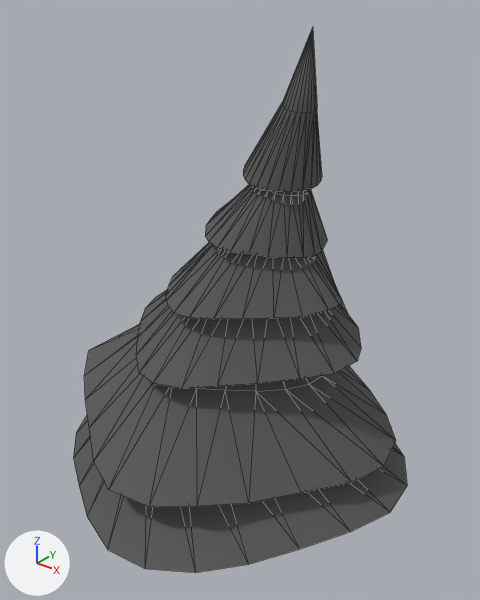
The glTF model maps/seitung/props/pine_simple/meshes/pine_simple.glb as it was, and as the next commit left it.
Camera for both pictures: a camera (50 mm lens) standing at (9.1, -11.06, 12.75) and looking at (0.28, -0.03, 5.91). Lighting does not change. The marker at lower left points along +X, +Y and +Z. Mesh edges are drawn as thin lines. Where no turn or scale is listed for an object, it has been applied to the vertices.
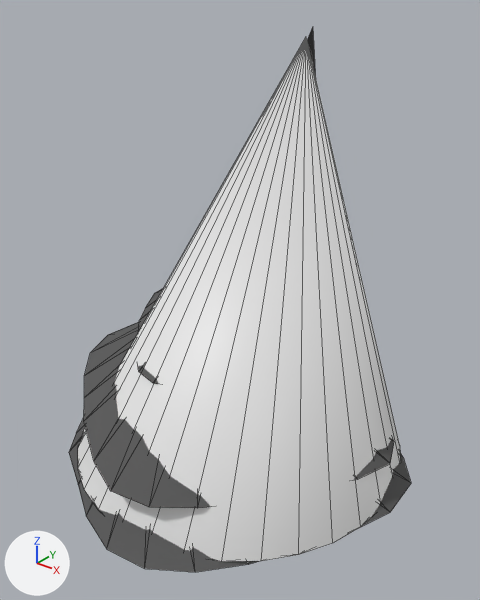
Changed parts and their boxes (x1, y1, x2, y2) in the pictures (480 x 600 px):
```json
{"object": "ShadowMask", "change": "added", "after": [78, 37, 400, 562]}
{"object": "Circle.002", "change": "unchanged, covered by the edit", "before": [84, 324, 396, 507], "after": [84, 322, 394, 508]}
{"object": "Circle.001", "change": "unchanged, covered by the edit", "before": [74, 415, 407, 573], "after": [69, 418, 411, 572]}
{"object": "Circle.003", "change": "unchanged, covered by the edit", "before": [136, 289, 361, 389], "after": [138, 288, 164, 384]}
{"object": "Circle.004", "change": "unchanged, covered by the edit", "before": [166, 242, 342, 319]}
```

Scene script edits in JSON lines:
```json
{"op": "add", "block": "me_cone", "code": ["me_cone = bpy.data.meshes.new('Cone')", "me_cone.from_pydata(...)  # 33 vertices, 62 faces; spans x -4.54..3.75, y -4.14..4.14, z -2.46..7.39"]}
{"op": "add", "block": "ob_shadowmask", "code": ["ob_shadowmask = bpy.data.objects.new('ShadowMask', me_cone)", "ob_shadowmask.location = (0.65, -0.03, 4.39)"]}
```
